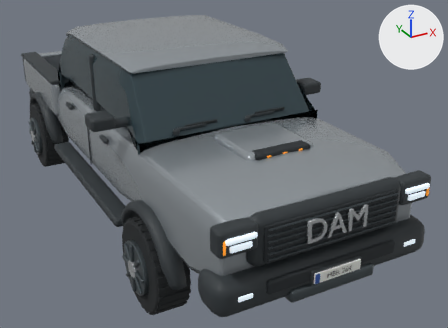
Renders of the Blender file source_blender/dam_pickup.blend from each side of a commit.
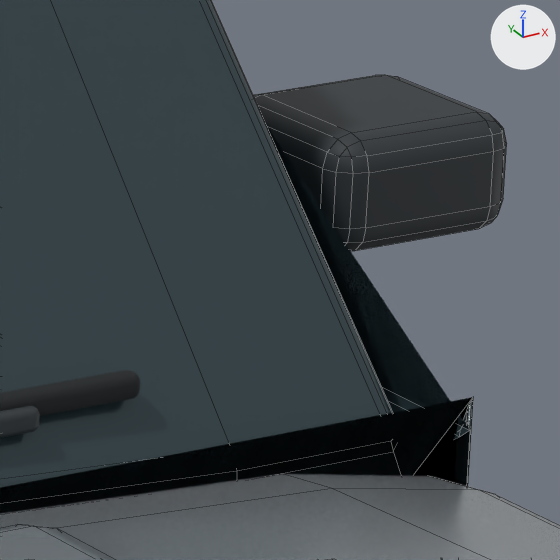
Old and new are each drawn whole from a 50 mm camera at (-2.78, -6.3, 3.52) aimed at (0.43, -0.47, 0.6) and again close up on the part from 60% to 73% of the width and 21% to 38% of the height. Every picture has the same lights, and +X, +Y and +Z are marked at upper right. The last two pictures show the newer version. The close-ups show mesh edges as thin lines.

Names of what the first close-up shows: 'Cab glazing', 'Mirror housing.001', 'Pickup body', 'Raised hood scoop', 'Wiper arm.001', 'Wiper blade.001'.
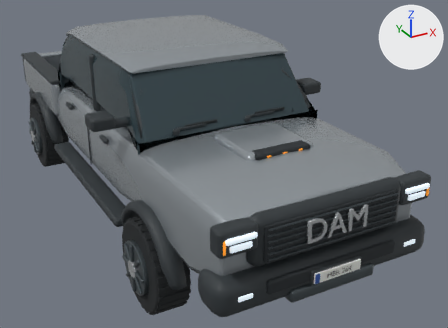
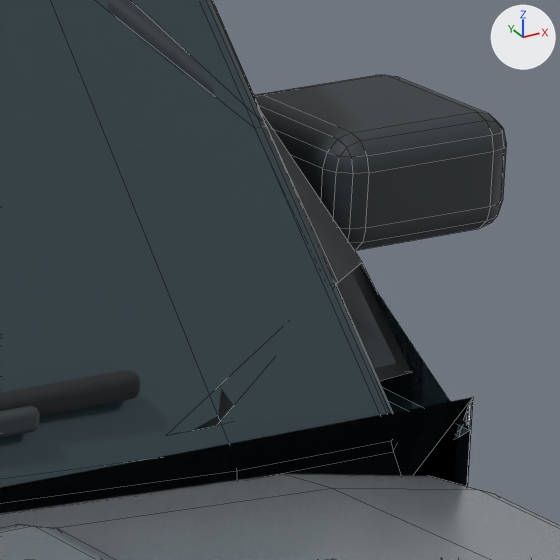
Pixel boxes (x1, y1, x2, y2) of what changed, in the close-ups (560 x 560 px):
```json
{"object": "Front cab window pillar seal.001", "change": "added", "after": [107, 0, 411, 430]}
```

Edits to the scene script, one JSON object a line:
```json
{"op": "add", "block": "me_front_cab_window_pillar_seal_001", "code": ["me_front_cab_window_pillar_seal_001 = bpy.data.meshes.new('Front cab window pillar seal.001')", "me_front_cab_window_pillar_seal_001.from_pydata(...)  # 20 vertices, 18 faces; spans x 0.627..0.966, y -1.415..-0.966, z 1.475..1.963", "me_front_cab_window_pillar_seal_001.polygons.foreach_set('use_smooth', [True] * 18)", "me_front_cab_window_pillar_seal_001.materials.append(mat_textured_graphite_polymer)  # dark grey #30373a"]}
{"op": "add", "block": "ob_front_cab_window_pillar_seal_001", "code": ["ob_front_cab_window_pillar_seal_001 = bpy.data.objects.new('Front cab window pillar seal.001', me_front_cab_window_pillar_seal_001)", "ob_front_cab_window_pillar_seal_001.parent = ob_dam_pickup", "ob_front_cab_window_pillar_seal_001.location = (0.0, 0.0, 0.0)"]}
```
